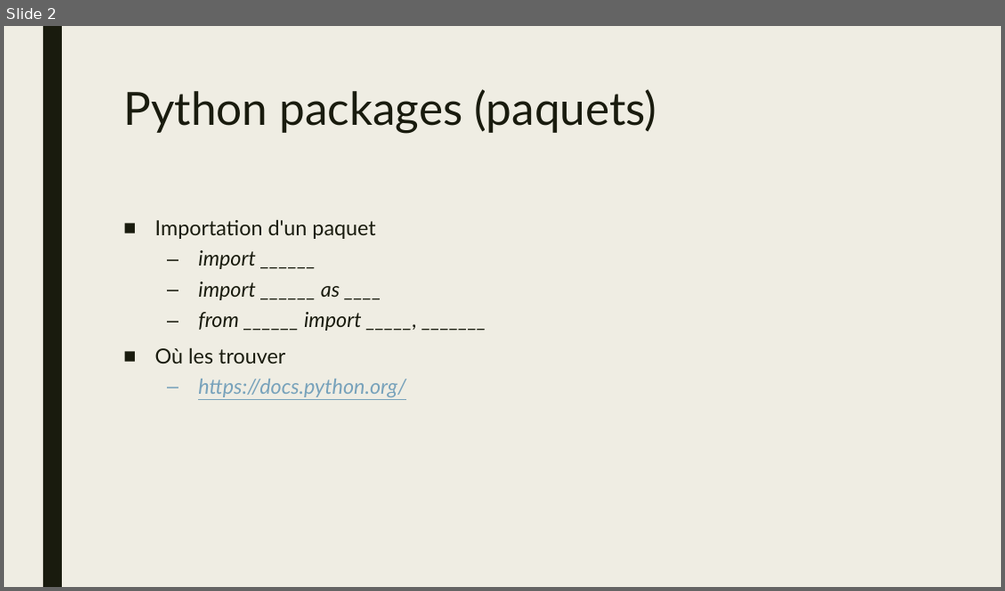
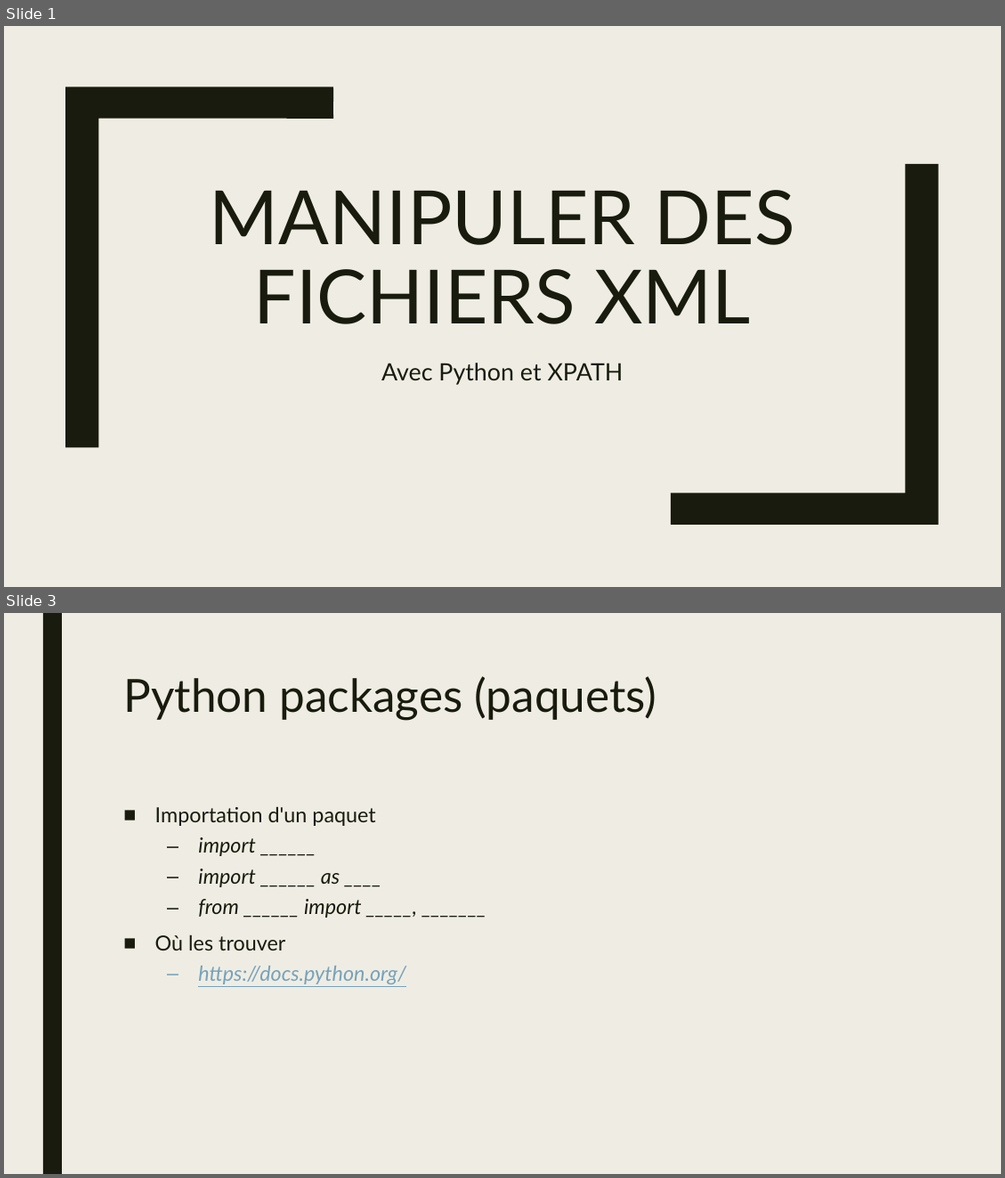
Before and after one commit to jamesgawley/xml, a slide deck: atelier_xml.pptx. Shown one above the other, each under a label of ours: slide 2 before the commit, slides 1 and 3 after it; the slides between them are not shown. The pictures are 1005x591 and 1005x1178 pixels, drawn with LibreOffice and Linux fonts; fonts in the diff are those of the drawing. Boxes give left, top, right and bottom in pixels: in the first picture for what was removed or moved away, otherwise in the second. Text is boxed around its words. In the diff, an @@ line names an element or a change of style, - is before the commit and + after.

```diff
--- a/atelier_xml.pptx
+++ b/atelier_xml.pptx
@@ slide 1 added at (4, 26, 1001, 587), background #EFEDE3 @@
@@ freeform shape added at (65, 87, 333, 447), fill #191B0E @@
@@ freeform shape added at (671, 164, 938, 524), fill #191B0E @@
@@ title added at (210, 190, 795, 324), 72 pt, text #191B0E @@
+MANIPULER DES FICHIERS XML
@@ subtitle added at (381, 362, 623, 385), 23 pt, text #191B0E @@
+Avec Python et XPATH
@@ what was slide 2 is now slide 3 @@
```
Also in this commit, not shown: 8 other slides added, 1 slide removed, 1 other file.
